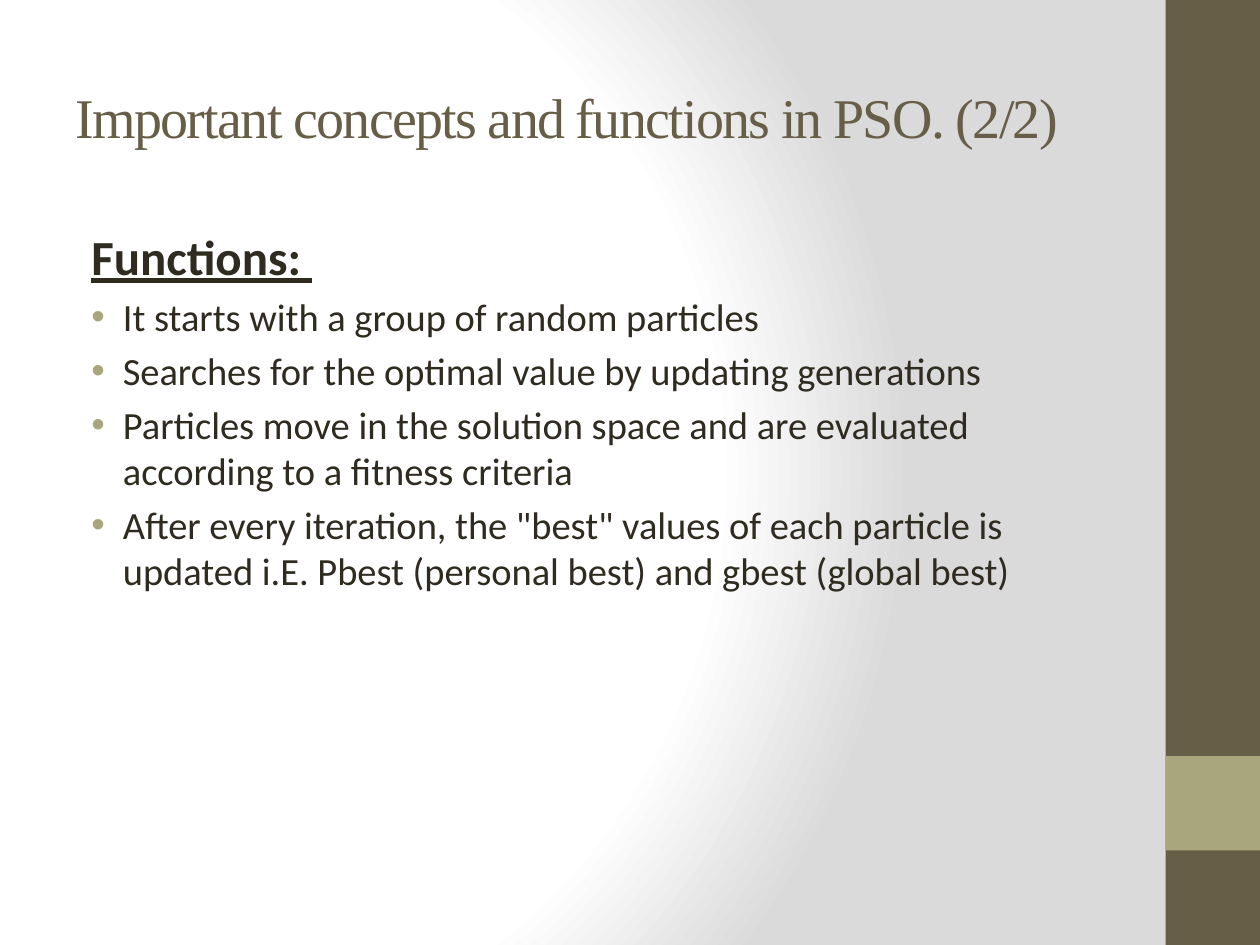
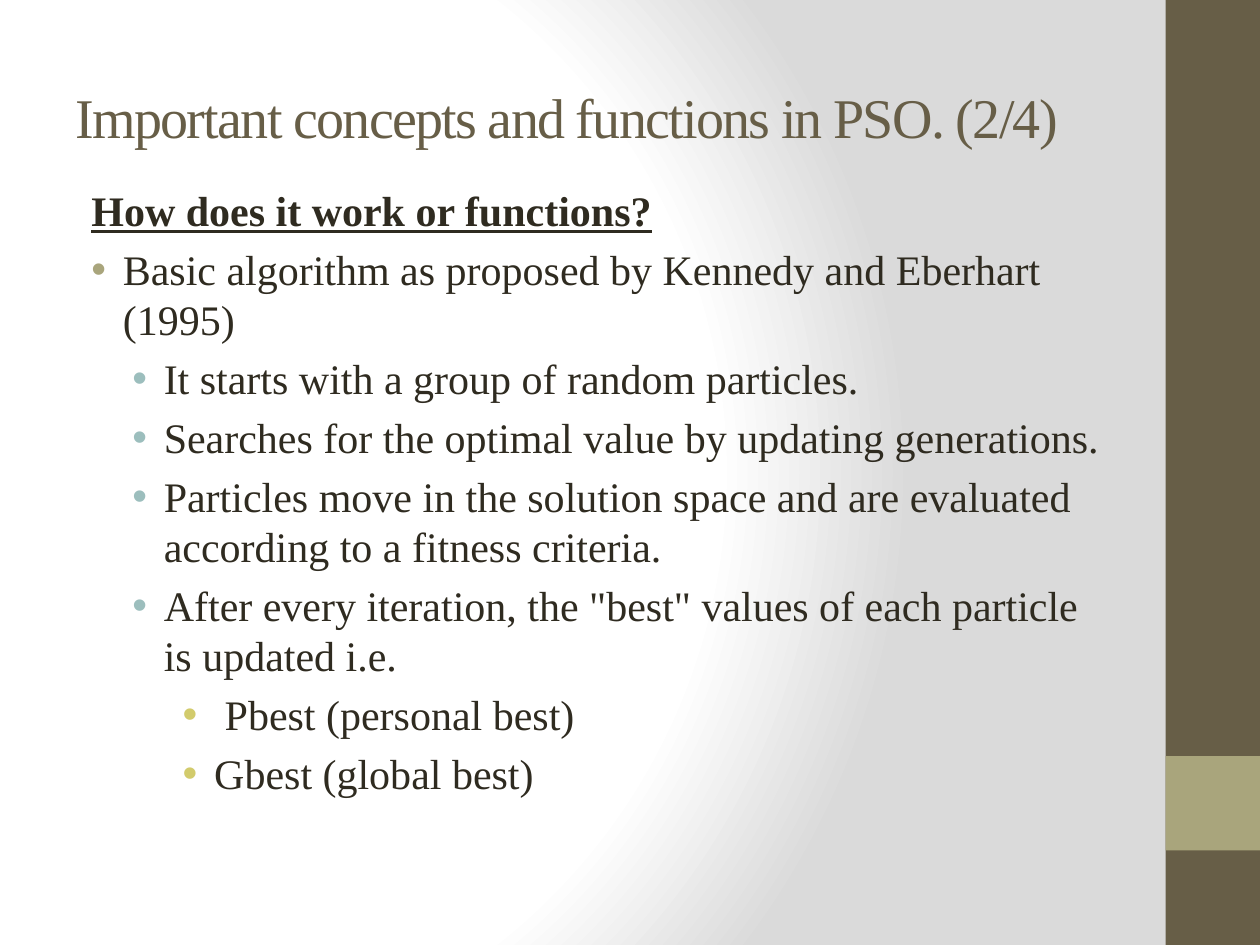
Before and after one commit to ayazhassan-courses/project-pyteam, a slide deck: slide 4 of Documentation/Presentation (interim demo).pptx (slide 6 before the commit). Drawn at 1260x945 pixels with LibreOffice and Linux fonts; fonts in the diff are those of the drawing. Boxes give left, top, right and bottom in pixels: in the first picture for what was removed or moved away, otherwise in the second. Text is boxed around its words. In the diff, an @@ line names an element or a change of style, - is before the commit and + after.

Commit message:
How it works? (Equations added and revised function)

```diff
--- a/Documentation/Presentation (interim demo).pptx
+++ b/Documentation/Presentation (interim demo).pptx
@@ title at <box>76,98,1058,149</box>: text changed @@
-Important concepts and functions in PSO. (2/2)
+Important concepts and functions in PSO. (2/4)
@@ text at <box>91,196,1099,798</box>: text changed; size 22 to 24 pt; font Calibri to Times New Roman @@
-Functions:
-• It starts with a group of random particles
-• Searches for the optimal value by updating generations
-• Particles move in the solution space and are evaluated according to a fitness criteria
-• After every iteration, the "best" values of each particle is updated i.E. Pbest (personal best) and gbest (global best)
+How does it work or functions?
+• Basic algorithm as proposed by Kennedy and Eberhart (1995)
+  • It starts with a group of random particles.
+  • Searches for the optimal value by updating generations.
+  • Particles move in the solution space and are evaluated according to a fitness criteria.
+  • After every iteration, the "best" values of each particle is updated i.e.
+    • Pbest (personal best)
+    • Gbest (global best)
```
Also in this commit, not shown: 1 other slide changed, 2 slides added.
